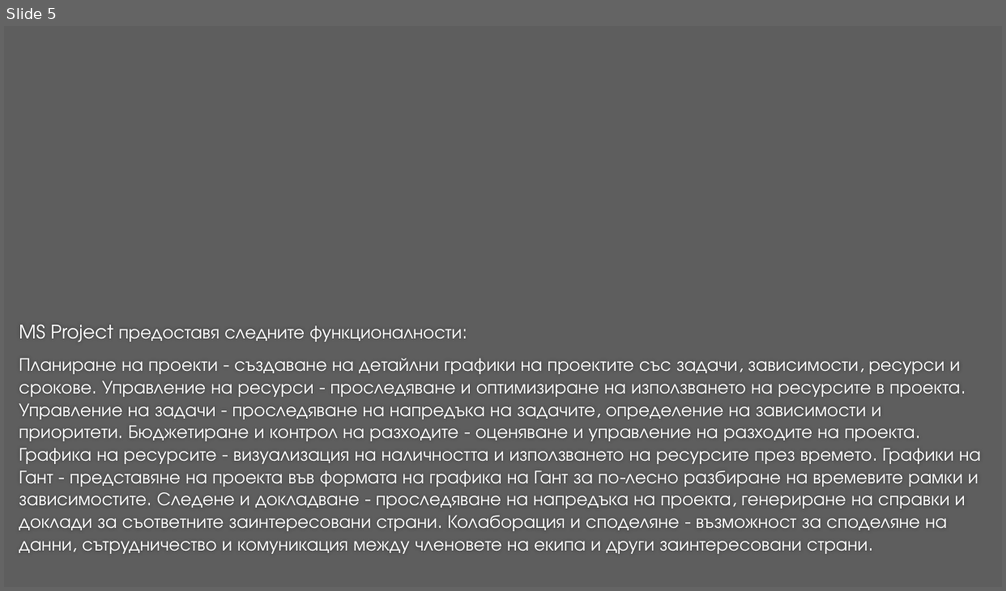
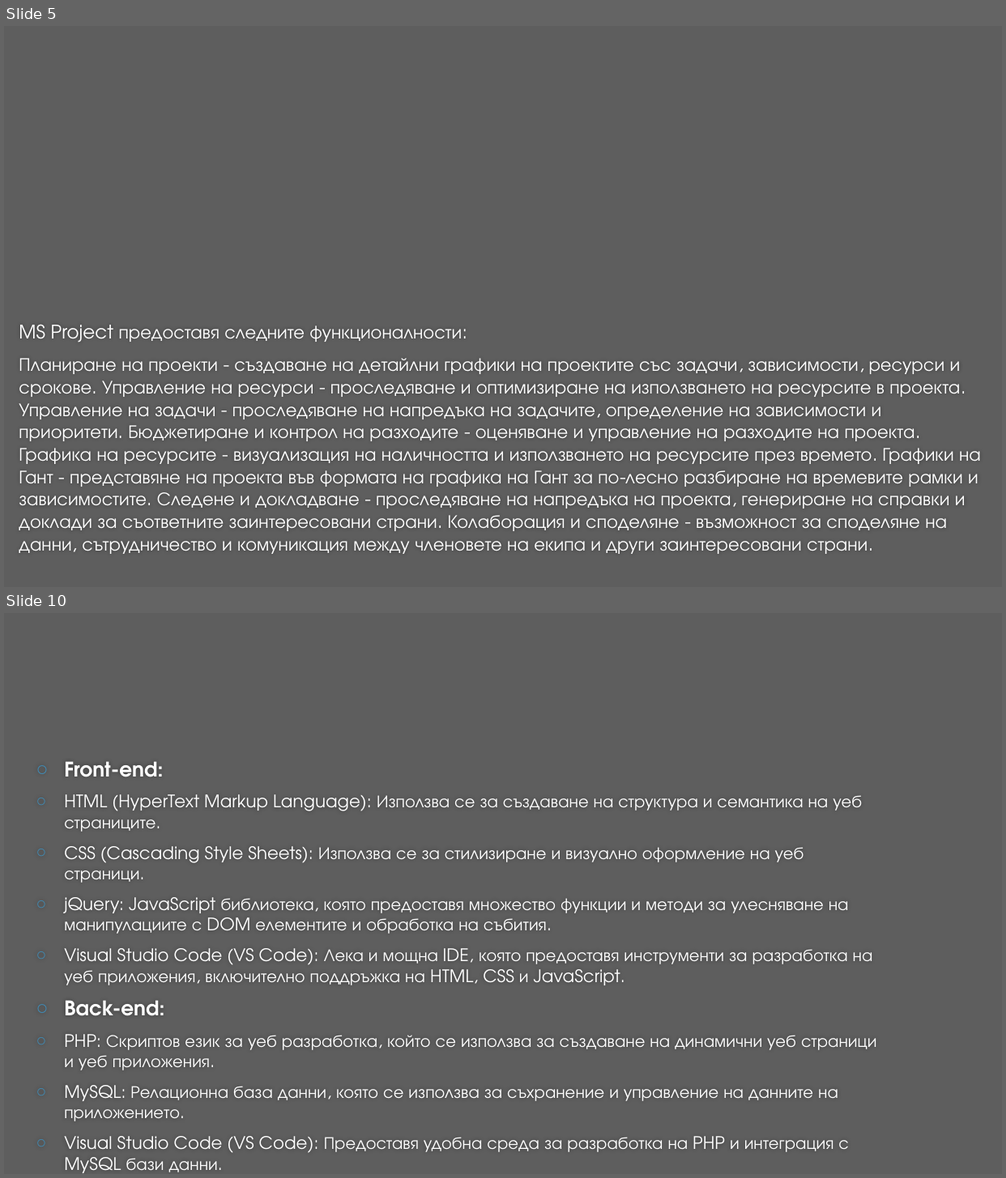
Before and after one commit to AtanasDimov/USPPROJECT, a slide deck: Презентация проект УСП.pptx. Shown one above the other, each under a label of ours: slide 5 before the commit, slides 5 and 10 after it; the slides between them are not shown. The pictures are 1006x591 and 1006x1178 pixels, drawn with LibreOffice and Linux fonts; fonts in the diff are those of the drawing; background and template pictures are left out. Boxes give left, top, right and bottom in pixels: in the first picture for what was removed or moved away, otherwise in the second. Text is boxed around its words. In the diff, an @@ line names an element or a change of style, - is before the commit and + after.

```diff
--- a/Презентация проект УСП.pptx
+++ b/Презентация проект УСП.pptx
@@ slide 10 added at [4,613,1002,1174], background #5E5E5E @@
@@ text added at [64,794,876,1158], 16.6 pt, text #FFFFFF @@
+○ Front-end:
+○ HTML (HyperText Markup Language): Използва се за създаване на структура и семантика на уеб страниците.
+○ CSS (Cascading Style Sheets): Използва се за стилизиране и визуално оформление на уеб страници.
+○ jQuery: JavaScript библиотека, която предоставя множество функции и методи за улесняване на манипулациите с DOM елементите и обработка на събития.
+○ Visual Studio Code (VS Code): Лека и мощна IDE, която предоставя инструменти за разработка на уеб приложения, включително поддръжка на HTML, CSS и JavaScript.
+○ Back-end:
+○ PHP: Скриптов език за уеб разработка, който се използва за създаване на динамични уеб страници и уеб приложения.
+○ MySQL: Релационна база данни, която се използва за съхранение и управление на данните на приложението.
+○ Visual Studio Code (VS Code): Предоставя удобна среда за разработка на PHP и интеграция с MySQL бази данни.
```
Also in this commit, not shown: 4 other slides added.
